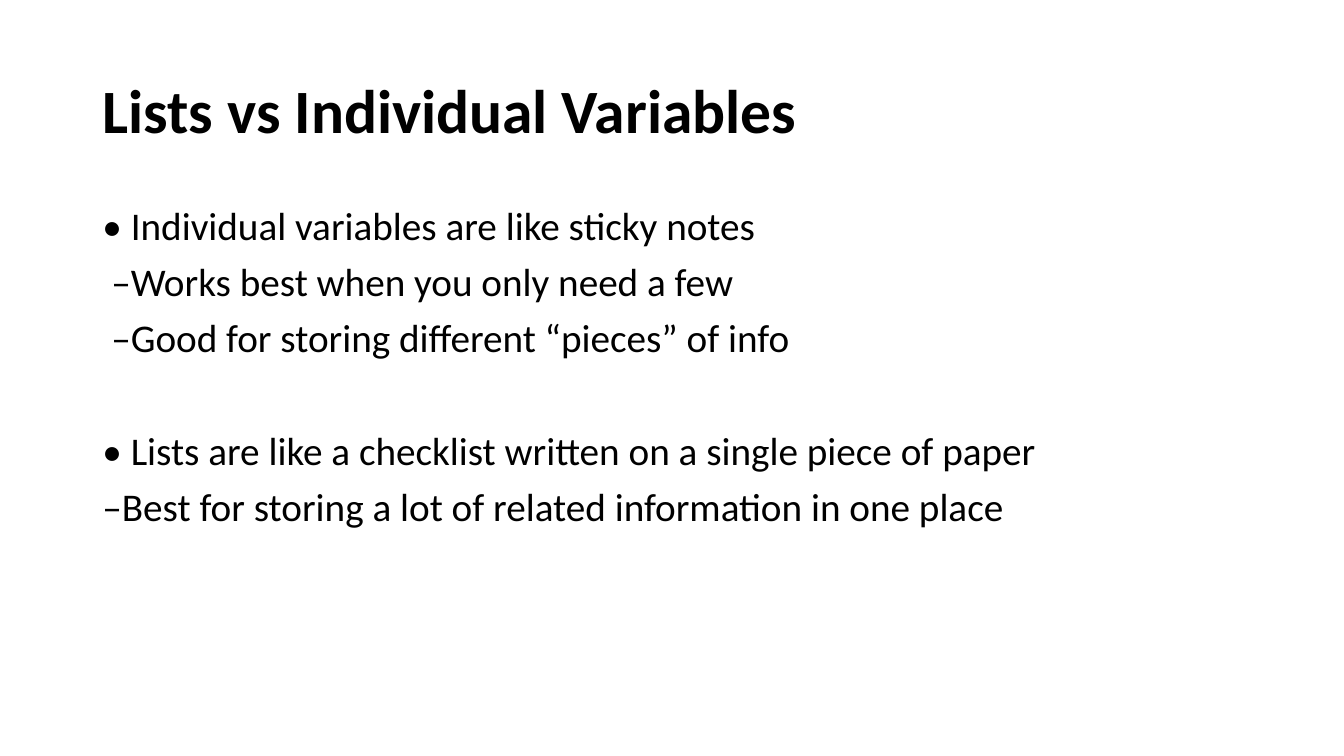
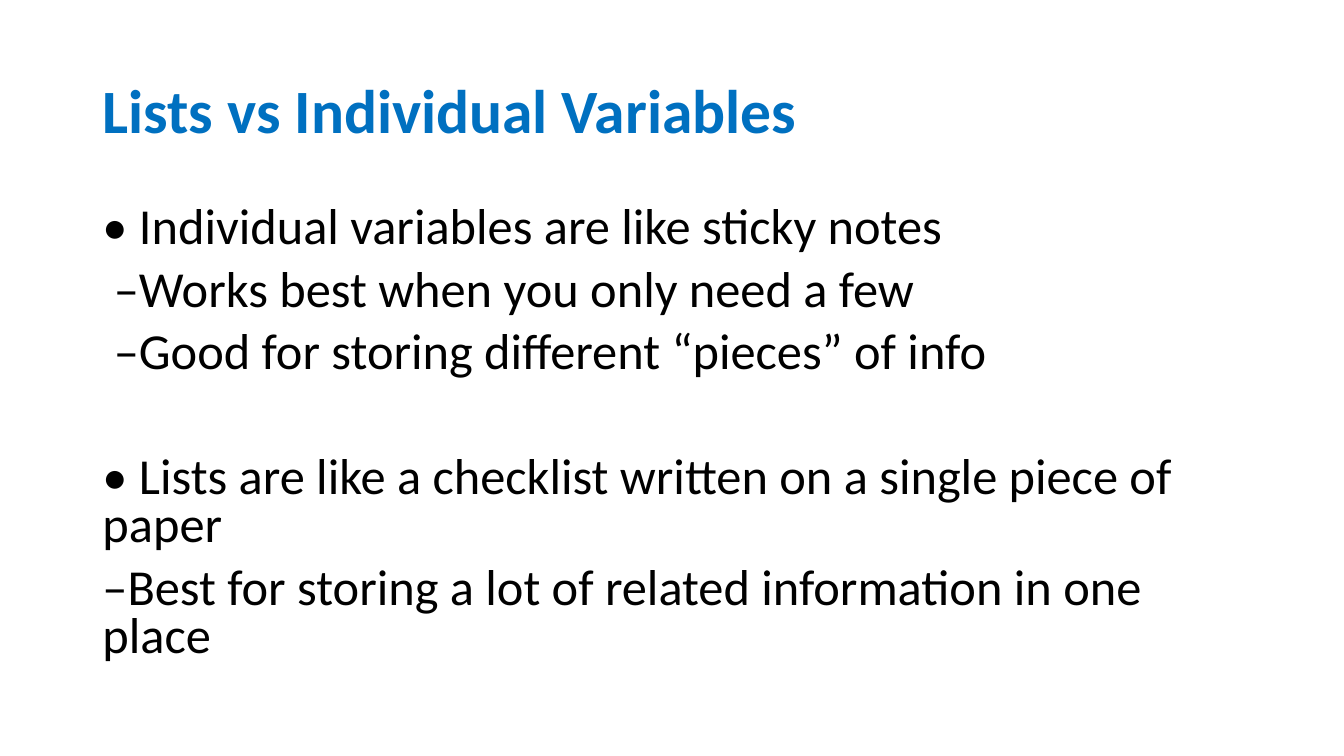
Before and after one commit to HKohin/Python-for-Upward-Bound-Program, a slide deck: slide 6 of PYTHON_8_Lists Part 1.pptx. Drawn at 1344x756 pixels with LibreOffice and Linux fonts; fonts in the diff are those of the drawing. Boxes give left, top, right and bottom in pixels: in the first picture for what was removed or moved away, otherwise in the second. Text is boxed around its words. In the diff, an @@ line names an element or a change of style, - is before the commit and + after.

```diff
--- a/PYTHON_8_Lists Part 1.pptx
+++ b/PYTHON_8_Lists Part 1.pptx
@@ title "Lists vs Individual Variables" at (102, 89, 796, 134): text colour #000000 to #0070C0 @@
@@ text "• Individual variables are like ..." at (102, 209, 1171, 661): size 28 to 36 pt; line spacing 0.9 to 0.8 @@
```
Also in this commit, not shown: 8 other slides changed.
